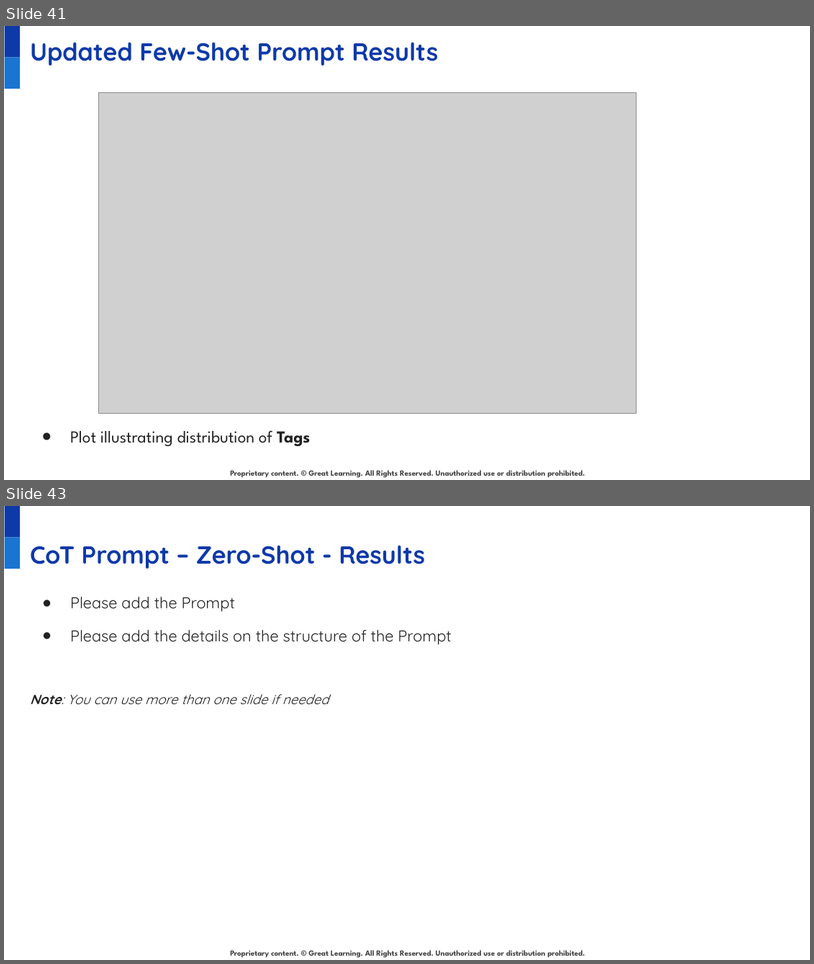
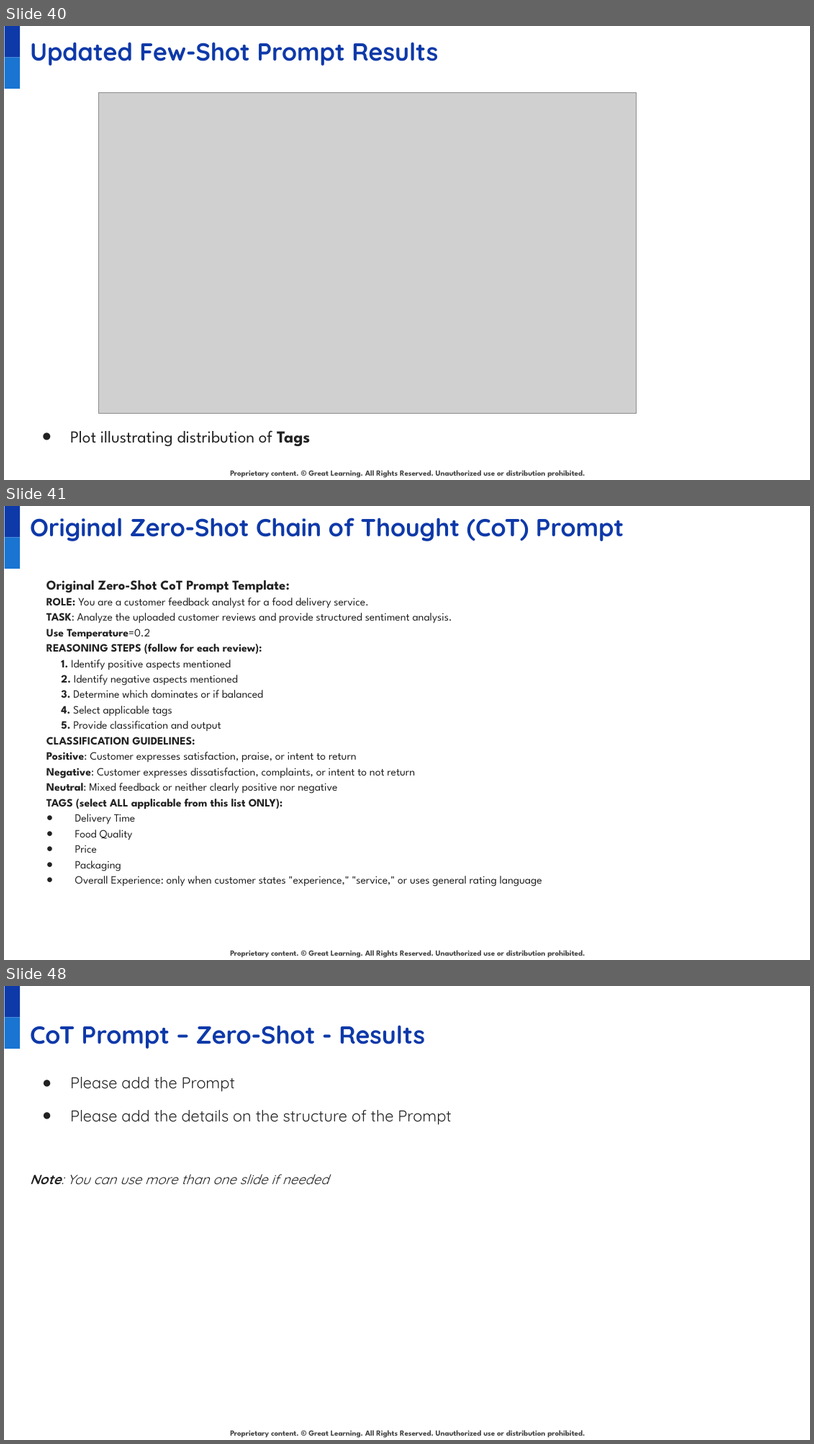
Before and after one commit to juanbucz/GreatLearning-TermProjects, a slide deck: GenAI-Powered Food Delivery Sentiment Analysis/Project Presentation - Business Applications of GenAI - John Buczkowski.pptx. Shown one above the other, each under a label of ours: slides 41 and 43 before the commit, slides 40, 41 and 48 after it; the slides between them are not shown. The pictures are 814x964 and 814x1444 pixels, drawn with LibreOffice and Linux fonts; fonts in the diff are those of the drawing; grey boxes stand for pictures; background and template pictures are left out. Boxes give left, top, right and bottom in pixels: in the first picture for what was removed or moved away, otherwise in the second. Text is boxed around its words. In the diff, an @@ line names an element or a change of style, - is before the commit and + after.

Commit message:
GenAI - Food Delivery Sentiment Analysis - Original Chain Of Thought Prompt

```diff
--- a/GenAI-Powered Food Delivery Sentiment Analysis/Project Presentation - Business Applications of GenAI - John Buczkowski.pptx
+++ b/GenAI-Powered Food Delivery Sentiment Analysis/Project Presentation - Business Applications of GenAI - John Buczkowski.pptx
@@ slide 41 added at [4, 506, 810, 960], background #FFFFFF; not listed: 3 template elements that a slide beside it also shows @@
@@ title added at [30, 518, 624, 541], 22 pt, text #0E39A9, bold @@
+Original Zero-Shot Chain of Thought (CoT) Prompt
@@ text added at [46, 580, 543, 886], 10 pt, text #222222 @@
+Original Zero-Shot CoT Prompt Template:
+ROLE: You are a customer feedback analyst for a food delivery service.
+TASK: Analyze the uploaded customer reviews and provide structured sentiment analysis.
+Use Temperature=0.2
+REASONING STEPS (follow for each review):
+1. Identify positive aspects mentioned
+2. Identify negative aspects mentioned
+3. Determine which dominates or if balanced
+4. Select applicable tags
+5. Provide classification and output
+CLASSIFICATION GUIDELINES:
+Positive: Customer expresses satisfaction, praise, or intent to return
+Negative: Customer expresses dissatisfaction, complaints, or intent to not return
+Neutral: Mixed feedback or neither clearly positive nor negative
+TAGS (select ALL applicable from this list ONLY):
+● Delivery Time
+● Food Quality
+● Price
+● Packaging
+● Overall Experience: only when customer states "experience," "service," or uses general rating language
@@ what was slide 41 is now slide 40 @@
@@ what was slide 43 is now slide 48 @@
```
Also in this commit, not shown: 2 slides changed, 5 other slides added, 1 slide removed, 3 other files.
